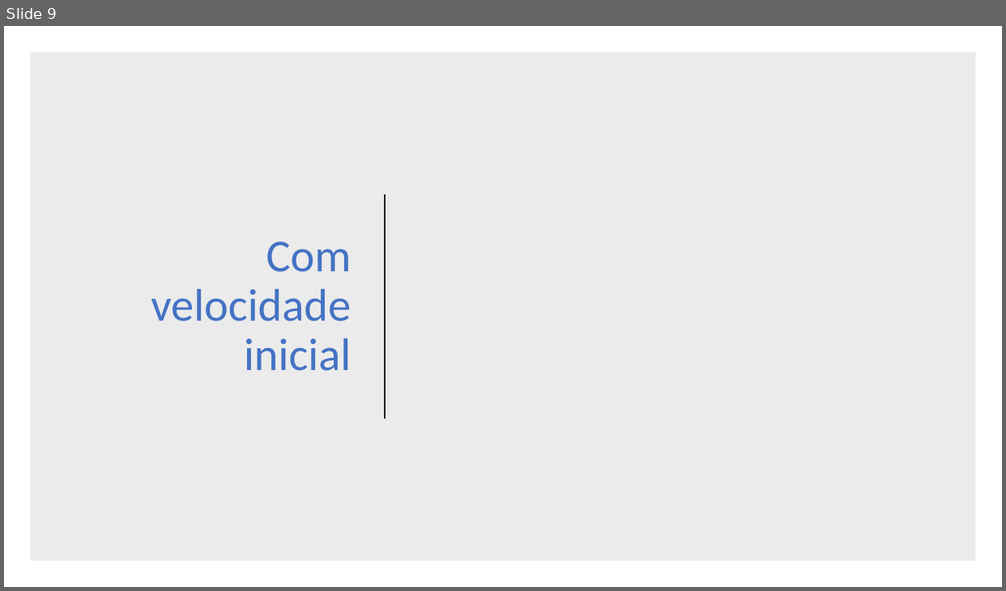
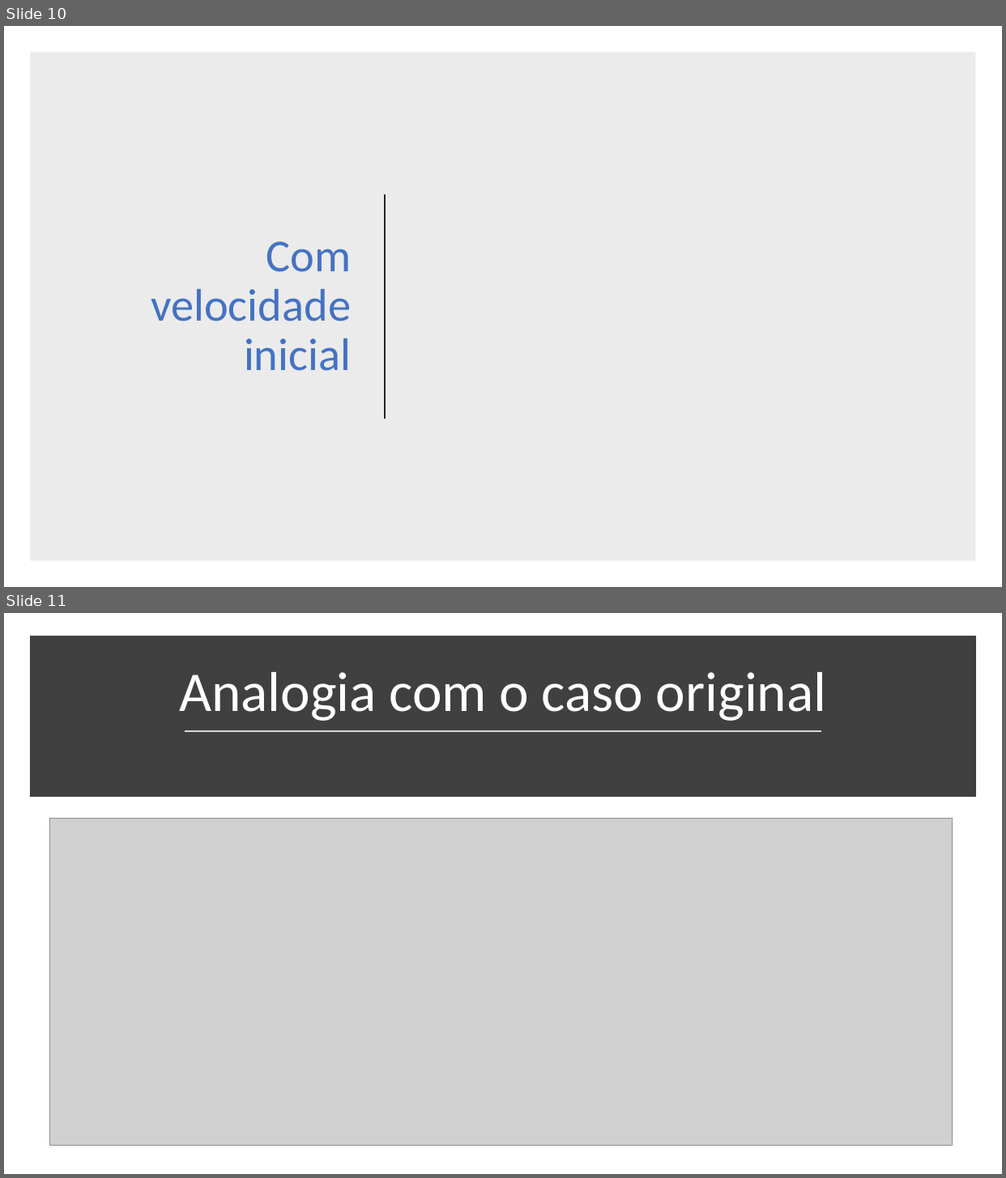
Before and after one commit to JPMarciano/TrabalhodeFisica, a slide deck: slide.pptx. Shown one above the other, each under a label of ours: slide 9 before the commit, slides 10 and 11 after it. The pictures are 1006x591 and 1006x1178 pixels, drawn with LibreOffice and Linux fonts; fonts in the diff are those of the drawing; grey boxes stand for pictures. Boxes give left, top, right and bottom in pixels: in the first picture for what was removed or moved away, otherwise in the second. Text is boxed around its words. In the diff, an @@ line names an element or a change of style, - is before the commit and + after.

```diff
--- a/slide.pptx
+++ b/slide.pptx
@@ slide 11 added at (4, 613, 1002, 1174), background #FFFFFF @@
@@ rectangle added at (35, 641, 971, 793), fill #404040, outline #404040 10 pt @@
@@ title added at (179, 672, 826, 721), 54 pt, text #FFFFFF @@
+Analogia com o caso original
@@ line added from (185, 731) to (821, 731), #D9D9D9 1.75 pt @@
@@ picture added at (49, 818, 953, 1145) @@
@@ what was slide 9 is now slide 10 @@
```
Also in this commit, not shown: 1 other slide added.
